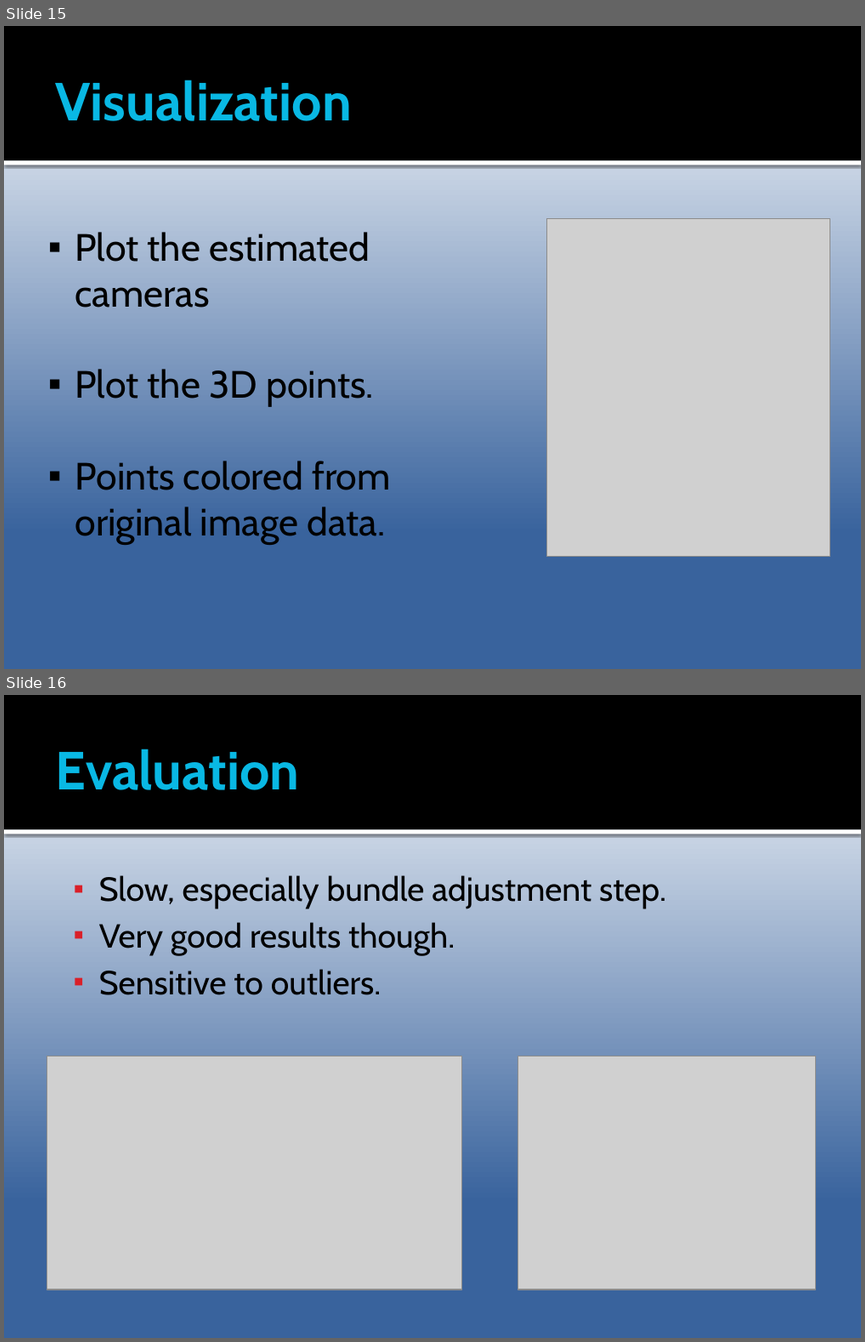
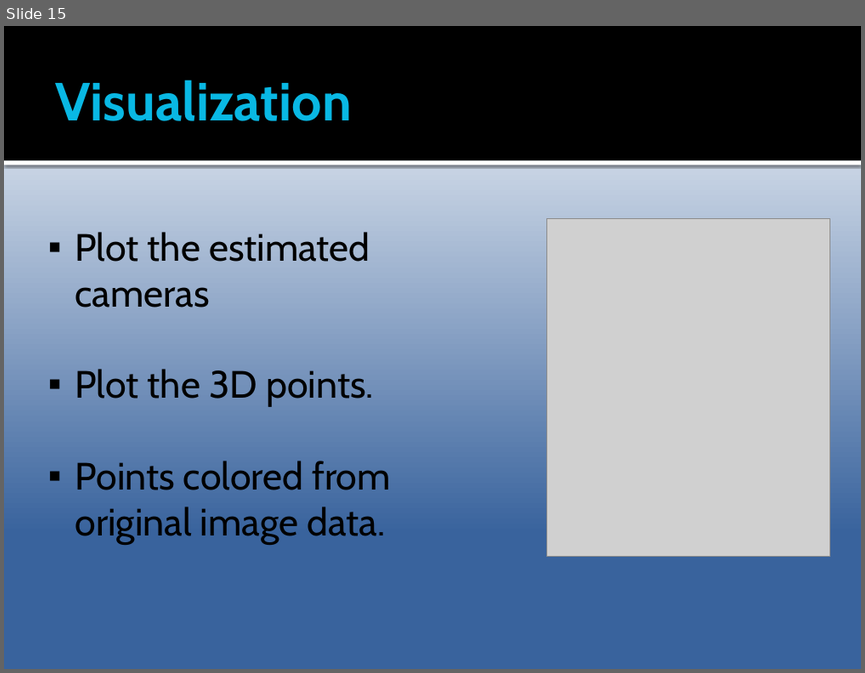
Before and after one commit to Epipolarna/Tracking, a slide deck: 3D Reconstruction/Documentation/TSBB15prez.pptx. Shown one above the other, each under a label of ours: slides 15 and 16 before the commit, slide 15 after it. The pictures are 865x1342 and 865x673 pixels, drawn with LibreOffice and Linux fonts; fonts in the diff are those of the drawing; grey boxes stand for pictures. Boxes give left, top, right and bottom in pixels: in the first picture for what was removed or moved away, otherwise in the second. Text is boxed around its words. In the diff, an @@ line names an element or a change of style, - is before the commit and + after.

```diff
--- a/3D Reconstruction/Documentation/TSBB15prez.pptx
+++ b/3D Reconstruction/Documentation/TSBB15prez.pptx
@@ slide 16 removed at [4, 695, 861, 1338], background gradient #FFFFFF to #39639D; not listed: 2 template elements that a slide beside it also shows @@
@@ title removed at [55, 749, 299, 790] @@
-Evaluation
@@ text removed at [99, 875, 666, 995] @@
-  ▪ Slow, especially bundle adjustment step.
-  ▪ Very good results though.
-  ▪ Sensitive to outliers.
@@ picture removed at [46, 1055, 461, 1289] @@
@@ picture removed at [518, 1055, 815, 1289] @@
```
Also in this commit, not shown: 3 slides changed.
